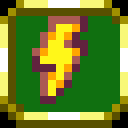
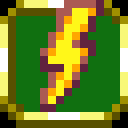
Comparing the layer stacks of the two 128×128 images. Changes:
painted on "Layer 2" over (32, 0, 104, 112)
